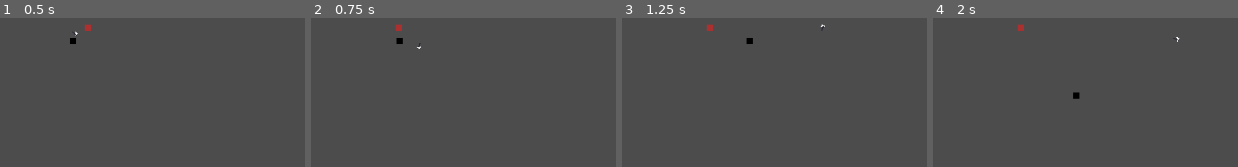
Above: before the commit, frames 1-4 (left to right).
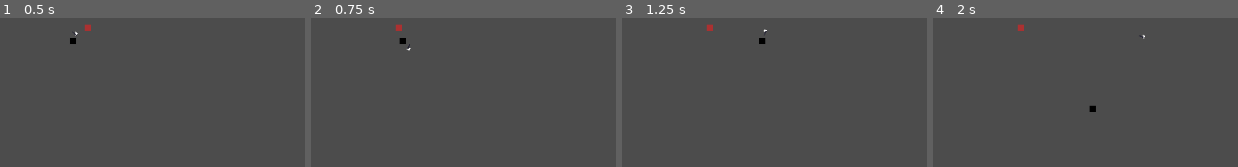
Above: after the commit, the same moments.

Repository: renzoventura/god-of-war
Game: Godot game, scene res://scenes/level/TemplateLevel.tscn
Two runs of this game, one before a commit and one after it. Both use one fixed random seed, a clock stepped at 60 frames per second and the inputs below.
Inputs (mouse positions are in pixels of both pictures, inside the frame that each line leads up to):
- Up to frame 1 (0.5 s): no input
- Up to frame 2 (0.75 s): tap Enter at 0.5 s; move the mouse to (outside the picture) at 0.52 s; hold D (right) from 0.53 s (still down); right-click (outside the picture) at 0.6 s
- Up to frame 3 (1.25 s): keep holding D (right)
- Up to frame 4 (2 s): move the mouse to (outside the picture) at 1.27 s; release D (right) at 1.28 s; hold S (down) from 1.28 s (still down); click (outside the picture) at 1.35 s; right-click (outside the picture) at 1.55 s

Frame 1 is identical in both runs. In frame 2, 0.1% of the frame differs, in the area x 27-37%, y 13-23%; in frame 3, 0.2%; in frame 4, 0.3%, in the area x 45-81%, y 11-64%.

Commit message:
Finished throw and return axe mechanic

Diff:
--- a/scenes/player/Player.gd
+++ b/scenes/player/Player.gd
@@ -17,6 +17,12 @@
 	move_and_slide(motion)
 
 func move():
+	if(is_thrown):
+		SPEED = 250;
+		MAX_SPEED = SPEED;
+	else:
+		SPEED = 200;
+		MAX_SPEED = SPEED;
 	if Input.is_action_pressed("up"):
 		motion.y = clamp(motion.y - SPEED, -MAX_SPEED, 0)
 	elif Input.is_action_pressed("down"):
--- a/scenes/player/Sword.gd
+++ b/scenes/player/Sword.gd
@@ -1,25 +1,20 @@
-
-
-
 extends Node2D
 
-onready var animationPlayer = $"Area2D/AnimationPlayer"
-#onready var thrown_axe_container =
-#const thrown_axe = preload("res://scenes/player/ThrownAxe.gd")
+enum {IDLE, FLY, STICK}
 
-var is_thrown = false;
-
-enum {IDLE, FLY, STICK}
 export (float) var acceleration = 0.1 * 60
 export (float) var fly_speed = 8 * 60
 export (float) var return_speed = 1 * 60
+
+onready var animationPlayer = $"Area2D/AnimationPlayer"
 onready var parent: = get_parent()
+
 var can_return: bool = true
 var state: int = IDLE
 var velocity: = Vector2.ZERO
 var pos: = Vector2.ZERO
 var speed:float
-
+var is_thrown = false;
 var is_returnable = false
 
 func _ready():
@@ -52,7 +47,9 @@
 	rotation_degrees += 360*delta*7
 
 func fly(delta:float):
-	velocity += (pos).normalized() * speed
+	var trans = get_global_transform()
+	var new_pos = trans.basis_xform(Vector2(0,0))
+	velocity += (new_pos).normalized() * speed
 	velocity = velocity.clamped(fly_speed)
 	pos += velocity*delta #variable for disconnecting from parent movement
 	global_position = pos
@@ -61,16 +58,15 @@
 		state = STICK
 
 func stick(delta:float):
-	print("RETURNING")
 	velocity += (get_target() - pos).normalized() * speed
 	velocity = velocity.clamped(fly_speed)
 	pos += velocity*delta #variable for disconnecting from parent movement
 	global_position = pos
 	spin_axe(delta)
-	global_position = global_position.linear_interpolate(get_target(), 0.2)
 	var dist = global_position.distance_to(get_target())
 
 func retrieve():
+	fly_speed = 4 * 60
 	state = FLY
 	velocity = (get_global_mouse_position() - global_position).normalized() * fly_speed
 	speed = acceleration
@@ -81,9 +77,8 @@
 
 func get_target()->Vector2:
 	var player = get_tree().get_root().find_node("Player", true, false)
-	var player_direction = (player.global_position - global_position)
+	var player_direction = (player.global_position)
 	return player_direction + Vector2(0,-2)
-
 
 func _on_Timer_timeout():
 	can_return = true
@@ -94,6 +89,5 @@
 		body.renew_axe()
 		is_returnable = false
 
-
 func _on_ReturnTimer_timeout():
 	is_returnable = true
